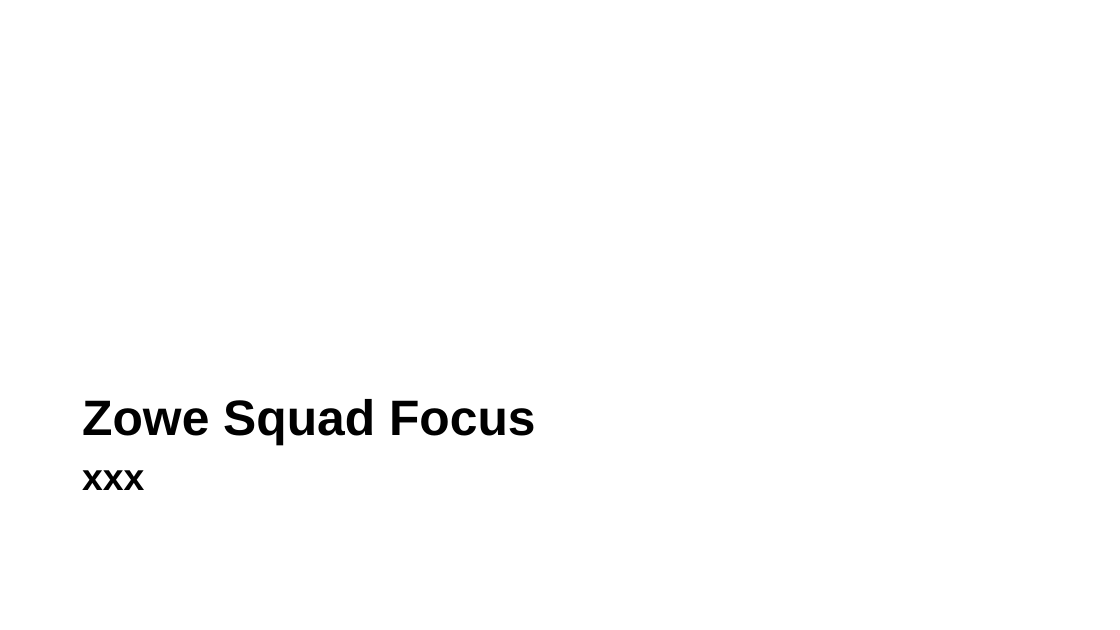
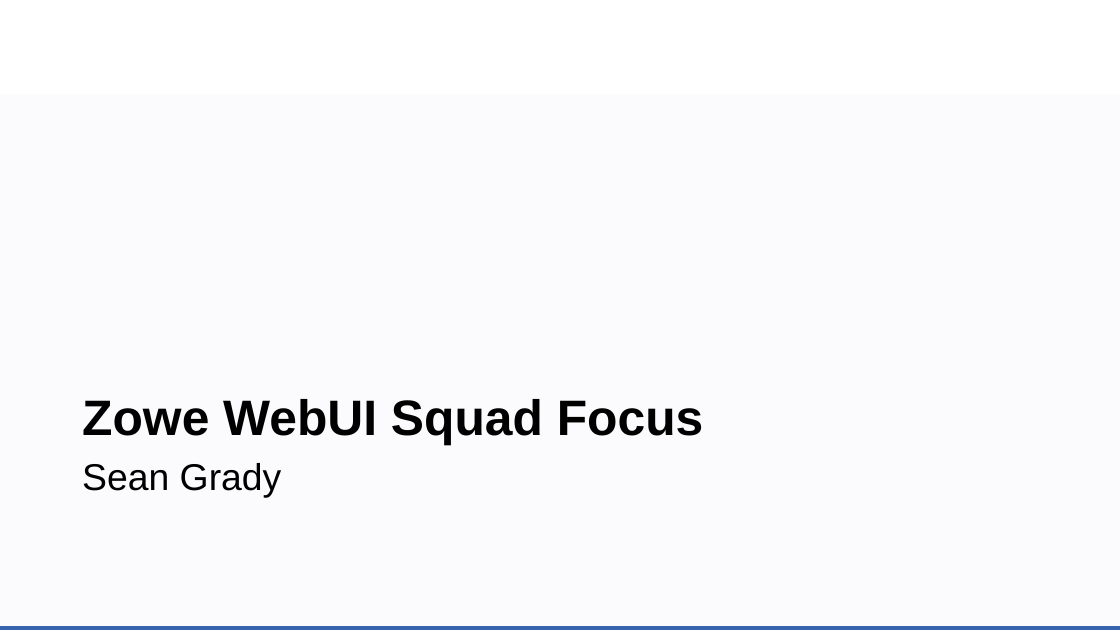
Before and after one commit to zowe/community, a slide deck: slide 36 of Project Management/PI Planning/20PI4 Planning/Zowe Community Squad Focus for 20PI4.pptx. Drawn at 1120x630 pixels with LibreOffice and Linux fonts; fonts in the diff are those of the drawing; background and template pictures are left out. Boxes give left, top, right and bottom in pixels: in the first picture for what was removed or moved away, otherwise in the second. Text is boxed around its words. In the diff, an @@ line names an element or a change of style, - is before the commit and + after.

Commit message:
Update

```diff
--- a/Project Management/PI Planning/20PI4 Planning/Zowe Community Squad Focus for 20PI4.pptx
+++ b/Project Management/PI Planning/20PI4 Planning/Zowe Community Squad Focus for 20PI4.pptx
@@ rectangle added at bbox=[0, 94, 1120, 629], fill #3664AD at 2% opacity @@
@@ text at bbox=[82, 399, 704, 498]: text changed @@
-Zowe Squad Focus
-xxx
+Zowe WebUI Squad Focus
+Sean Grady
@@ rectangle added at bbox=[0, 626, 1120, 630], fill #3664AD @@
```
Also in this commit, not shown: 1 other slide changed, 16 slides added, 1 slide removed.
